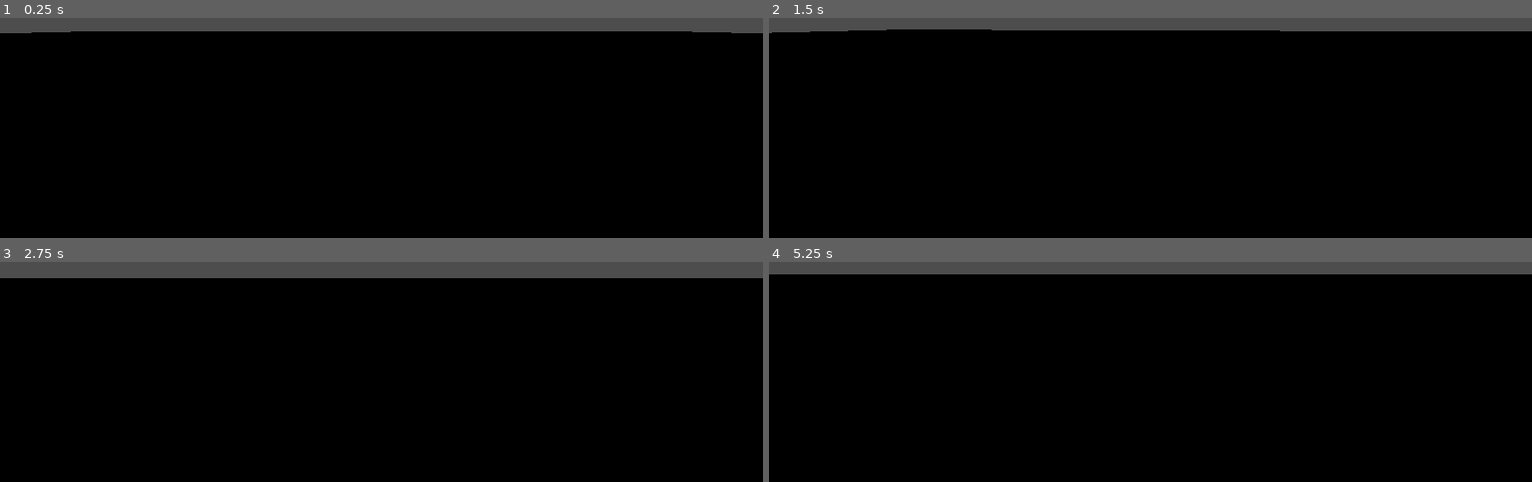
Above: before the commit, frames 1-4 (two rows, left to right).
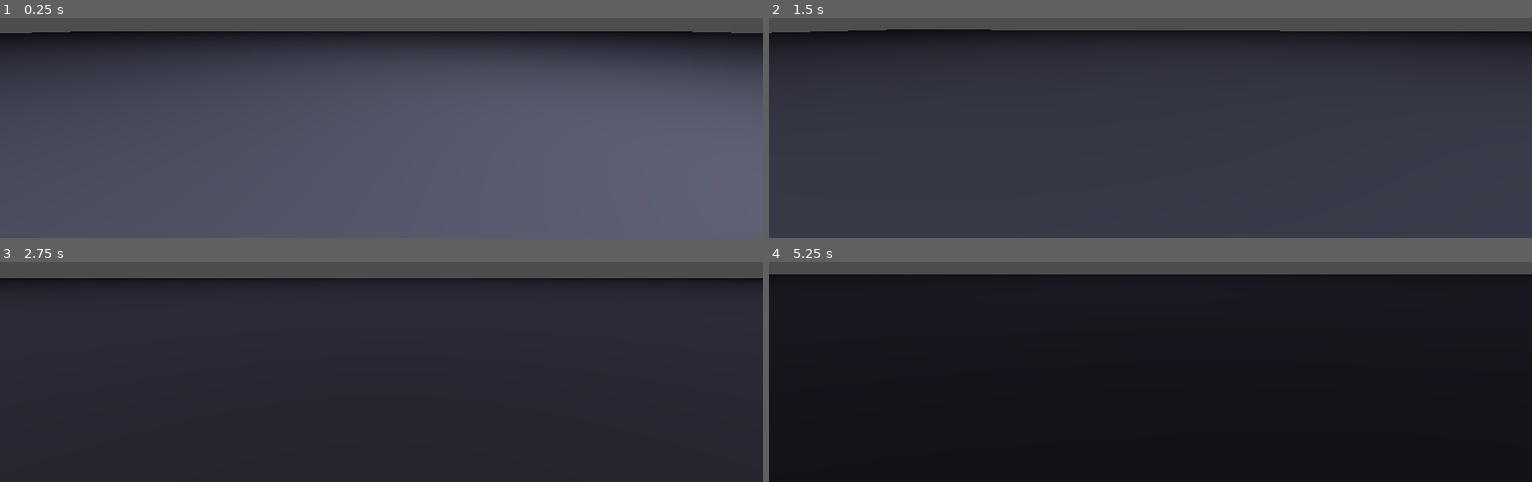
Above: after the commit, the same moments.

Repository: dang2112/3d-2-minute-boss-fight
Game: Godot game, scene res://scenes/game.tscn
Two runs of this game, one before a commit and one after it. Both use one fixed random seed, a clock stepped at 60 frames per second and the inputs below.
Inputs (mouse positions are in pixels of both pictures, inside the frame that each line leads up to):
- Up to frame 1 (0.25 s): no input
- Up to frame 2 (1.5 s): move the mouse to (1188, 22) at 0.52 s; press the mouse at (1188, 22) at 0.53 s; hold W (move_forward) from 0.53 s (still down); tap Space (jump) at 0.77 s; move the mouse to (1112, 26) at 1.27 s; release the mouse at (1112, 26) at 1.28 s; click (1112, 26) at 1.35 s
- Up to frame 3 (2.75 s): keep holding W (move_forward); tap Space (jump) at 1.52 s; tap Enter at 2 s; move the mouse to (outside the picture) at 2.02 s; press the mouse at (outside the picture) at 2.03 s
- Up to frame 4 (5.25 s): keep holding W (move_forward); tap Space (jump) at 2.75, 3.02, 3.77, 4.25, 4.52 s; move the mouse to (1142, 275) at 2.77 s; release the mouse at (1142, 275) at 2.78 s; click (1142, 275) at 2.85 s; tap Enter at 3.5, 5 s; move the mouse to (1203, 273) at 3.52 s; press the mouse at (1203, 273) at 3.53 s; move the mouse to (1089, 262) at 4.27 s; release the mouse at (1089, 262) at 4.28 s; click (1089, 262) at 4.35 s; move the mouse to (1158, 268) at 5.02 s; press the mouse at (1158, 268) at 5.03 s

The runs differ from the first frame. In frame 1, 93% of the frame differs, in the area x 0-100%, y 6-100%; in frame 2, 93%; in frame 3, 92%; in frame 4, 94%, in the area x 0-100%, y 5-100%.

Commit message:
added in simple ai
ai is finite state machine that tries to chase players to get close and hit players.

Diff:
--- a/project.godot
+++ b/project.godot
@@ -14,6 +14,10 @@
 run/main_scene="uid://emjlxvk6out5"
 config/features=PackedStringArray("4.4", "Forward Plus")
 config/icon="res://icon.svg"
+
+[global_group]
+
+players="players in game"
 
 [input]
 
--- a/scenes/game.tscn
+++ b/scenes/game.tscn
@@ -1,24 +1,41 @@
-[gd_scene load_steps=5 format=3 uid="uid://emjlxvk6out5"]
+[gd_scene load_steps=7 format=3 uid="uid://emjlxvk6out5"]
 
 [ext_resource type="PackedScene" uid="uid://wm5wkeulavny" path="res://scenes/player_character.tscn" id="1_uwrxv"]
 [ext_resource type="PackedScene" uid="uid://qjhe18alttvy" path="res://scenes/demo_obstacle.tscn" id="2_lnu2h"]
 [ext_resource type="PackedScene" uid="uid://b6aysfyqo2yl8" path="res://scenes/enemy_target.tscn" id="3_lbhrr"]
+[ext_resource type="PackedScene" uid="uid://dbmib3feaytlk" path="res://scenes/platonic_enemy_ai.tscn" id="4_lbhrr"]
+
+[sub_resource type="NavigationMesh" id="NavigationMesh_lnu2h"]
+vertices = PackedVector3Array(2.25, 0.864611, -0.75, 3.25, 0.864611, -1, 3.25, 0.864611, -49.5, -49.5, 0.864611, -49.5, -49.5, 0.864611, 0, 2.25, 0.864611, 0, 4.25, 0.864611, -1, 4.5, 0.864611, 0, 49.5, 0.864611, 0, 49.5, 0.864611, -49.5, 3.25, 0.864611, 49.5, 3.25, 0.864611, 1.25, 2.25, 0.864611, 1, -49.5, 0.864611, 49.5, 4.25, 0.864611, 1.25, 49.5, 0.864611, 49.5)
+polygons = [PackedInt32Array(1, 0, 2), PackedInt32Array(2, 0, 3), PackedInt32Array(3, 0, 4), PackedInt32Array(0, 5, 4), PackedInt32Array(7, 6, 8), PackedInt32Array(8, 6, 9), PackedInt32Array(9, 6, 2), PackedInt32Array(6, 1, 2), PackedInt32Array(11, 10, 12), PackedInt32Array(12, 10, 13), PackedInt32Array(12, 13, 4), PackedInt32Array(4, 5, 12), PackedInt32Array(7, 8, 14), PackedInt32Array(14, 8, 15), PackedInt32Array(14, 15, 10), PackedInt32Array(10, 11, 14)]
 
 [sub_resource type="StandardMaterial3D" id="StandardMaterial3D_8cj0n"]
 albedo_color = Color(0.811765, 0.823529, 1, 1)
 
 [node name="Game" type="Node3D"]
 
-[node name="FloorCSGProto" type="CSGBox3D" parent="."]
+[node name="NavigationRegion3D" type="NavigationRegion3D" parent="."]
+transform = Transform3D(1, 0, 0, 0, 1, 0, 0, 0, 1, 0, 0.135389, 0)
+navigation_mesh = SubResource("NavigationMesh_lnu2h")
+
+[node name="FloorCSGProto" type="CSGBox3D" parent="NavigationRegion3D"]
+transform = Transform3D(1, 0, 0, 0, 1, 0, 0, 0, 1, 0, -0.135389, 0)
 use_collision = true
 size = Vector3(100, 1, 100)
 material = SubResource("StandardMaterial3D_8cj0n")
 
-[node name="PlayerCharacter" parent="." instance=ExtResource("1_uwrxv")]
-transform = Transform3D(1, 0, 0, 0, 1, 0, 0, 0, 1, 0, 2.05495, 0)
+[node name="DemoObstacle" parent="NavigationRegion3D" instance=ExtResource("2_lnu2h")]
+transform = Transform3D(1, 0, 0, 0, 1, 0, 0, 0, 1, 3.34508, 0.8787, 0)
 
-[node name="DemoObstacle" parent="." instance=ExtResource("2_lnu2h")]
-transform = Transform3D(1, 0, 0, 0, 1, 0, 0, 0, 1, 3.34508, 0.977057, 0)
+[node name="PlayerCharacter" parent="NavigationRegion3D" instance=ExtResource("1_uwrxv")]
+transform = Transform3D(1, 0, 0, 0, 1, 0, 0, 0, 1, 0, 1.91957, 0)
 
-[node name="EnemyTarget" parent="." instance=ExtResource("3_lbhrr")]
-transform = Transform3D(1, 0, 0, 0, 1, 0, 0, 0, 1, 5.21216, 1.23221, 0)
+[node name="EnemyTarget" parent="NavigationRegion3D" instance=ExtResource("3_lbhrr")]
+transform = Transform3D(1, 0, 0, 0, 1, 0, 0, 0, 1, 5.21216, 1.09682, 0)
+
+[node name="PlatonicEnemyAI" parent="NavigationRegion3D" instance=ExtResource("4_lbhrr")]
+transform = Transform3D(1, 0, 0, 0, 1, 0, 0, 0, 1, 9.38566, 1.30363, 0)
+
+[node name="OmniLight3D" type="OmniLight3D" parent="."]
+transform = Transform3D(1, 0, 0, 0, 1, 0, 0, 0, 1, 2.39118, 5.97082, 0)
+omni_range = 4096.0
--- /dev/null
+++ b/scenes/platonic_enemy_ai.tscn
@@ -0,0 +1,24 @@
+[gd_scene load_steps=5 format=3 uid="uid://dbmib3feaytlk"]
+
+[ext_resource type="Script" uid="uid://co40r3nlfkuhw" path="res://scripts/platonic_enemy_ai.gd" id="1_w2qug"]
+
+[sub_resource type="BoxShape3D" id="BoxShape3D_81lkv"]
+
+[sub_resource type="StandardMaterial3D" id="StandardMaterial3D_w2qug"]
+albedo_color = Color(1, 0, 0, 1)
+
+[sub_resource type="BoxMesh" id="BoxMesh_eggki"]
+material = SubResource("StandardMaterial3D_w2qug")
+
+[node name="PlatonicEnemyAI" type="CharacterBody3D"]
+script = ExtResource("1_w2qug")
+
+[node name="CollisionShape3D" type="CollisionShape3D" parent="."]
+shape = SubResource("BoxShape3D_81lkv")
+
+[node name="MeshInstance3D" type="MeshInstance3D" parent="."]
+mesh = SubResource("BoxMesh_eggki")
+
+[node name="NavigationAgent3D" type="NavigationAgent3D" parent="."]
+
+[node name="AttackTimer" type="Timer" parent="."]
--- a/scenes/player_character.tscn
+++ b/scenes/player_character.tscn
@@ -10,13 +10,13 @@
 [sub_resource type="BoxMesh" id="BoxMesh_56udc"]
 material = SubResource("StandardMaterial3D_56udc")
 
-[node name="PlayerCharacter" type="CharacterBody3D"]
+[node name="PlayerCharacter" type="CharacterBody3D" groups=["players"]]
 script = ExtResource("1_56udc")
 
 [node name="Camera3D" type="Camera3D" parent="."]
 
 [node name="RayCast3D" type="RayCast3D" parent="Camera3D"]
-target_position = Vector3(0, 0, -100)
+target_position = Vector3(0, 0, -20)
 
 [node name="CollisionShape3D" type="CollisionShape3D" parent="."]
 visible = false
--- a/scripts/enemy_target.gd
+++ b/scripts/enemy_target.gd
@@ -1,5 +1,6 @@
 extends CharacterBody3D
 
+const GRAVITY = 9.8
 var health = 2000
 
 func take_damage(amount):
@@ -8,3 +9,10 @@
 
 	if health <= 0:
 		queue_free()
+
+func _physics_process(delta):
+	# Gravity
+	if not is_on_floor():
+		velocity.y -= GRAVITY * delta
+
+	move_and_slide()
--- /dev/null
+++ b/scripts/platonic_enemy_ai.gd
@@ -0,0 +1,105 @@
+extends CharacterBody3D
+#Bosses just extend this platonic enemy
+#TODO: move ai to server for multiplayer
+
+enum State {
+	IDLE,
+	CHASE,
+	ATTACK,
+	DEAD
+} #TODO: state transitions, more sophisticated state machine
+
+var current_state = State.IDLE
+
+const GRAVITY = 9.8
+
+@onready var agent = $NavigationAgent3D
+@onready var attack_timer = $AttackTimer
+
+var target = null
+var speed = 3.0
+var health = 100
+var attack_range = 2.5
+
+func _ready():
+	attack_timer.wait_time = 1.0
+	attack_timer.timeout.connect(_on_attack_timer_timeout)
+
+func _physics_process(delta):
+	# Gravity
+	if not is_on_floor():
+		velocity.y -= GRAVITY * delta
+		move_and_slide()
+
+	if current_state == State.DEAD:
+		return
+
+	match current_state:
+		State.IDLE:
+			look_for_player()
+
+		State.CHASE:
+			chase_player()
+
+		State.ATTACK:
+			attack_player()
+
+func look_for_player():
+	var players = get_tree().get_nodes_in_group("players")
+
+	if players.size() > 0:
+		target = players[0]
+		current_state = State.CHASE
+
+func chase_player():
+	if not target:
+		current_state = State.IDLE
+		return
+
+	look_at(target.global_transform.origin, Vector3.UP)
+	agent.target_position = target.global_transform.origin
+	var next_pos = agent.get_next_path_position()
+
+	var direction = (next_pos - global_transform.origin).normalized()
+	velocity = direction * speed
+	if agent.is_navigation_finished():
+		velocity = Vector3.ZERO
+	move_and_slide()
+
+	# Switch to attack if close enough
+	if global_transform.origin.distance_to(target.global_transform.origin) < attack_range:
+		current_state = State.ATTACK
+		attack_timer.start()
+
+func attack_player():
+	if not target:
+		current_state = State.IDLE
+		return
+
+	velocity = Vector3.ZERO
+	move_and_slide()
+
+	# If player moved away, chase again
+	if global_transform.origin.distance_to(target.global_transform.origin) > attack_range:
+		current_state = State.CHASE
+
+func _on_attack_timer_timeout():
+	if current_state != State.ATTACK:
+		return
+
+	if target and target.has_method("take_damage"):
+		target.take_damage(10)
+
+func take_damage(amount):
+	if current_state == State.DEAD:
+		return
+
+	health -= amount
+	print("Enemy HP:", health)
+
+	if health <= 0:
+		die()
+
+func die():
+	current_state = State.DEAD
+	queue_free()
--- a/scripts/player_character.gd
+++ b/scripts/player_character.gd
@@ -11,6 +11,7 @@
 @onready var ray = $Camera3D/RayCast3D
 
 var y_velocity = 0.0
+var health = 100
 
 func _ready():
 	Input.set_mouse_mode(Input.MOUSE_MODE_CAPTURED)
@@ -63,3 +64,7 @@
 		print("Hit: ", collider.name)
 	else:
 		print("Miss")
+
+func take_damage(amount):
+	health -= amount
+	print("Player HP:", health)
Not shown, added: scripts/platonic_enemy_ai.gd.uid
